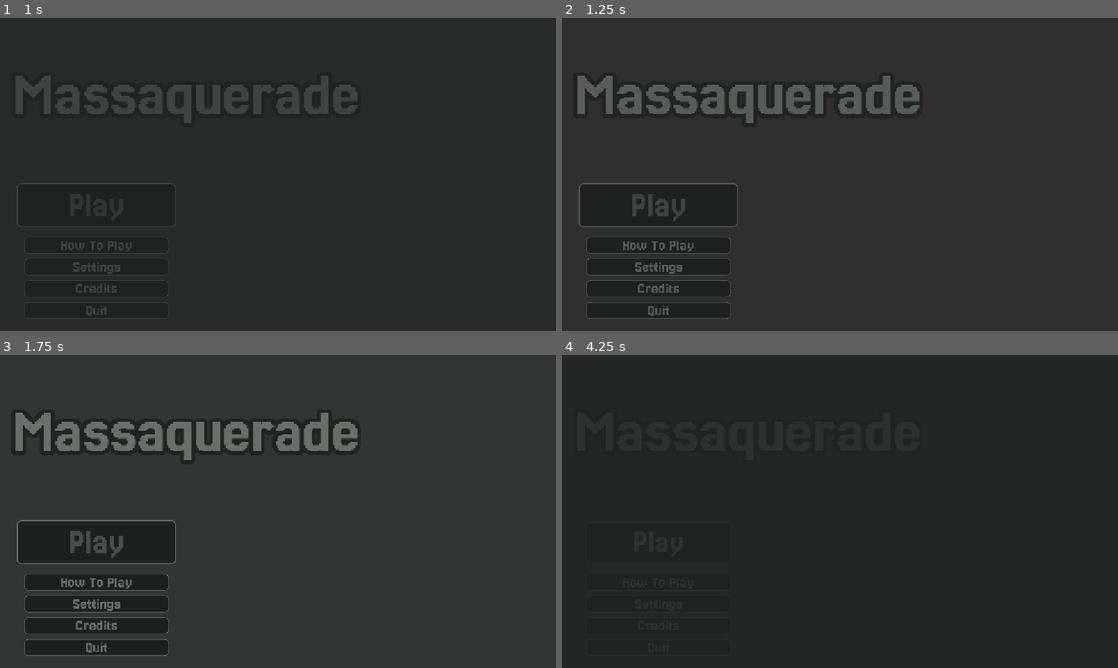
Above: before the commit, frames 1-4 (two rows, left to right).
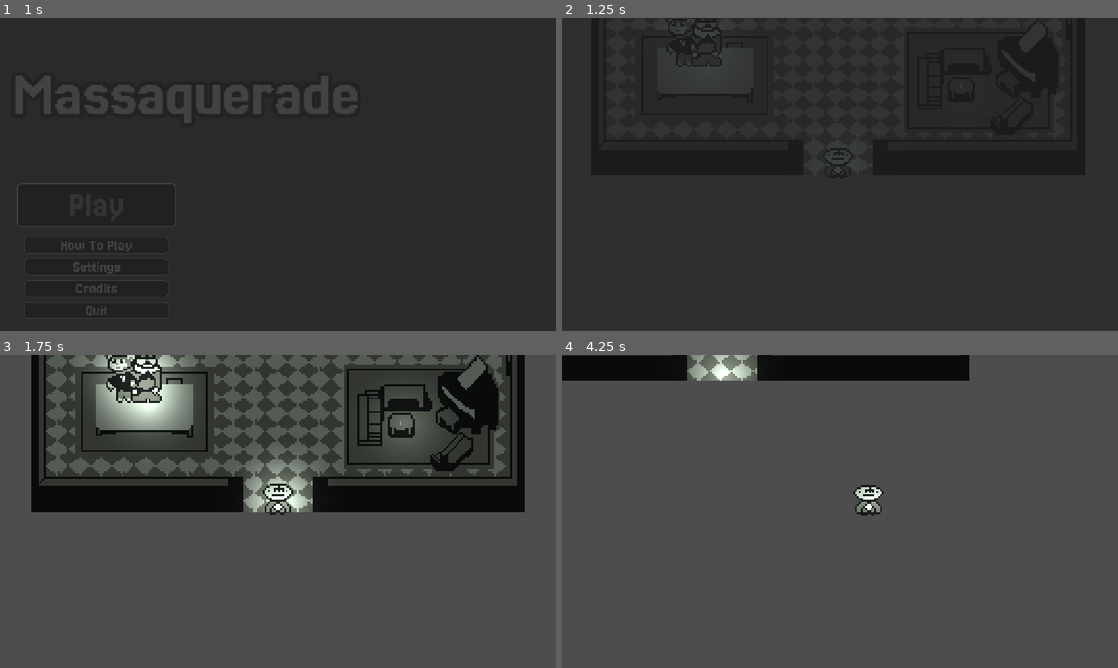
Above: after the commit, the same moments.

Repository: Rat-Haven-Studios/melon-jam-2025
Game: Godot game, scene res://1-main/Main.tscn
Same seed, same stepped clock (60 frames per second), same inputs: the game is played once before the commit and once after it. Sound files missing from this copy of the repository are replaced by a short silence.
Inputs (mouse positions are in pixels of both pictures, inside the frame that each line leads up to):
- Up to frame 1 (1 s): click "Play" at 0.5 s
- Up to frame 2 (1.25 s): no input
- Up to frame 3 (1.75 s): click (94, 542) at 1.25 s, where only the run before the commit has a clickable "Play"
- Up to frame 4 (4.25 s): tap Enter at 2 s; move the mouse to (962, 495) at 2.02 s; hold D (right) 2.03-2.78 s; hold X (alternate) 2.03-2.78 s; click (962, 495) at 2.17 s; move the mouse to (728, 527) at 2.77 s; hold S (down) 2.78-3.53 s; tap Z (interact) at 2.85 s; move the mouse to (895, 442) at 3.52 s; hold D (right) from 3.53 s (still down); tap Space (swap) at 3.6 s

Frame 1 is identical in both runs. In frame 2, 4.3% of the frame differs, in the area x 2-65%, y 18-97%; in frame 3, 81%; in frame 4, 99%, in the area x 0-100%, y 0-100%.

Commit message:
Revert "Update FIRST_LEVEL.tscn"
This reverts commit 41a7a395dc245186b479c63733f4feb3f5eb4dc4.

Diff:
--- a/4-objects/2-level/FIRST_LEVEL.tscn
+++ b/4-objects/2-level/FIRST_LEVEL.tscn
@@ -235,17 +235,3 @@
 position = Vector2(105, -133)
 
 [node name="Light11" parent="All of the lights!" instance=ExtResource("9_igri3")]
-
-[node name="UI" type="CanvasLayer" parent="."]
-
-[node name="CurrentMaskIcon" type="TextureRect" parent="UI"]
-anchors_preset = 3
-anchor_left = 1.0
-anchor_top = 1.0
-anchor_right = 1.0
-anchor_bottom = 1.0
-offset_left = -77.0
-offset_top = -77.0
-grow_horizontal = 0
-grow_vertical = 0
-texture = ExtResource("6_scqml")
